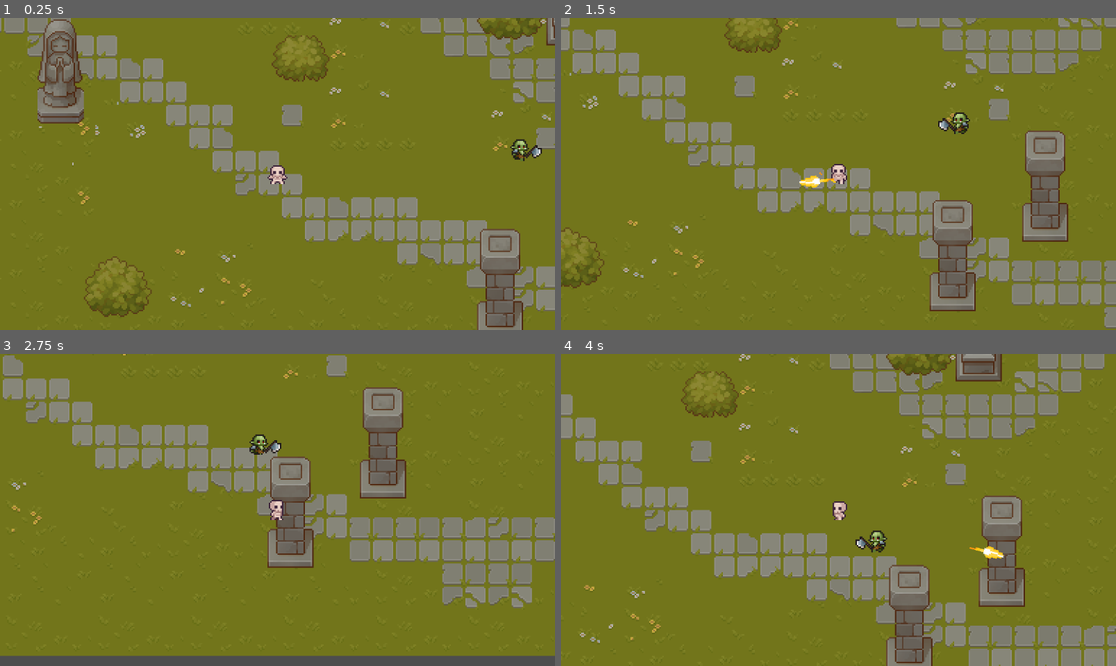
Above: before the commit, frames 1-4 (two rows, left to right).
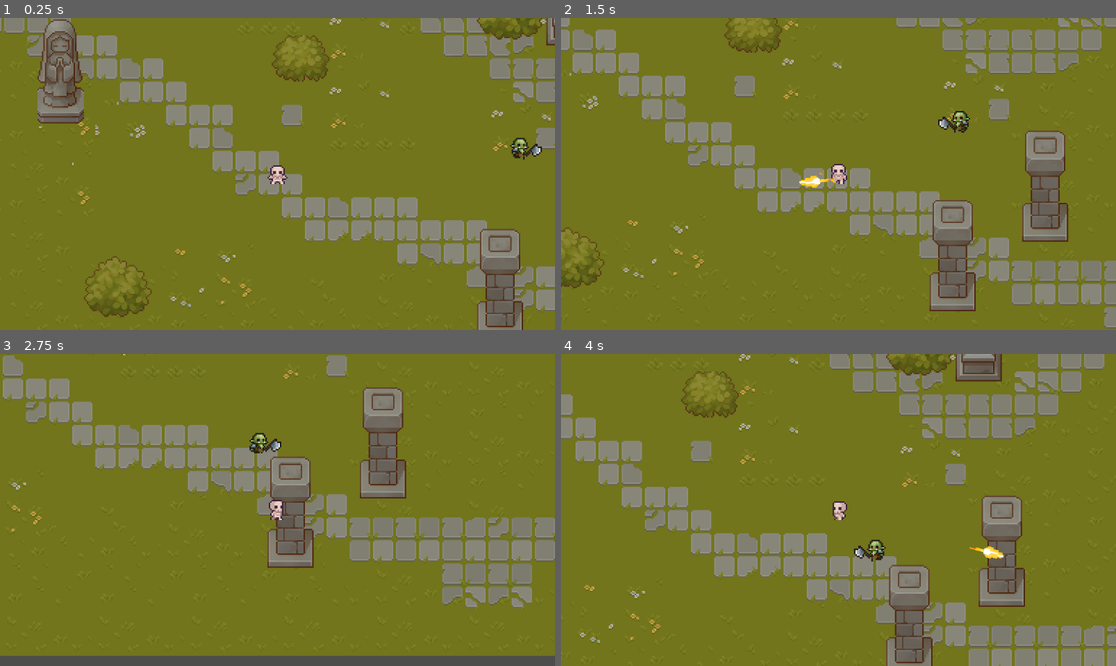
Above: after the commit, the same moments.

Repository: NOCTIS-Studio/warlocks
Game: Godot game, scene res://scenes/game.tscn
Two runs of this game, one before a commit and one after it. Both use one fixed random seed, a clock stepped at 60 frames per second and the inputs below.
Inputs (mouse positions are in pixels of both pictures, inside the frame that each line leads up to):
- Up to frame 1 (0.25 s): no input
- Up to frame 2 (1.5 s): move the mouse to (960, 158) at 0.52 s; hold D (move_right) 0.53-1.28 s; click (960, 158) at 0.6 s; move the mouse to (727, 189) at 1.27 s; hold S (move_down) from 1.28 s (still down); click (727, 189) at 1.35 s
- Up to frame 3 (2.75 s): move the mouse to (333, 441) at 2.02 s; release S (move_down) at 2.03 s; hold D (move_right) from 2.03 s (still down); click (333, 441) at 2.1 s
- Up to frame 4 (4 s): move the mouse to (810, 572) at 2.77 s; release D (move_right) at 2.78 s; hold W (move_up) 2.78-3.53 s; click (810, 572) at 2.85 s; move the mouse to (1005, 556) at 3.52 s; hold A (move_left) from 3.53 s (still down); click (1005, 556) at 3.6 s

The runs differ from the first frame. In frame 1, 0.2% of the frame differs, in the area x 91-98%, y 38-46%; in frame 2, 0.2%; in frame 3, 0.2%; in frame 4, 0.4%, in the area x 52-59%, y 56-67%.

Commit message:
fix enemy attack

Diff:
--- a/scenes/enemy.tscn
+++ b/scenes/enemy.tscn
@@ -194,7 +194,7 @@
 "duration": 1.0,
 "texture": SubResource("AtlasTexture_xj7ct")
 }],
-"loop": true,
+"loop": false,
 "name": &"heavyAttack",
 "speed": 8.0
 }, {
@@ -283,17 +283,14 @@
 [sub_resource type="CircleShape2D" id="CircleShape2D_cj6ot"]
 radius = 109.0
 
-[sub_resource type="CircleShape2D" id="CircleShape2D_8tlof"]
-radius = 24.0832
-
 [node name="enemy" type="CharacterBody2D"]
 collision_layer = 2
 script = ExtResource("1_yjoub")
 
 [node name="AnimatedSprite2D" type="AnimatedSprite2D" parent="."]
+position = Vector2(0, -1)
 sprite_frames = SubResource("SpriteFrames_kcniq")
 animation = &"heavyAttack"
-frame_progress = 0.918343
 
 [node name="CollisionShape2D" type="CollisionShape2D" parent="."]
 visible = false
@@ -319,9 +316,11 @@
 
 [node name="attackRange" type="Area2D" parent="."]
 
-[node name="CollisionShape2D" type="CollisionShape2D" parent="attackRange"]
-shape = SubResource("CircleShape2D_8tlof")
-
+[node name="CollisionPolygon2D" type="CollisionPolygon2D" parent="attackRange"]
+polygon = PackedVector2Array(0, -15, 0, 13, 13, 17, 26, 2, 25, -11, 11, -22)
+disabled = true
+
+[connection signal="animation_finished" from="AnimatedSprite2D" to="." method="_on_animated_sprite_2d_animation_finished"]
 [connection signal="area_entered" from="hitbox" to="." method="_on_hitbox_area_entered"]
 [connection signal="body_entered" from="detectionArea" to="." method="_on_detection_area_body_entered"]
 [connection signal="body_exited" from="detectionArea" to="." method="_on_detection_area_body_exited"]
--- a/scripts/enemy.gd
+++ b/scripts/enemy.gd
@@ -3,7 +3,7 @@
 
 var speed = 45
 var health = 100
-var attackDmg = 5
+var attackDmg = 15
 var dead = false
 var taking_dmg =false
 var state
@@ -27,10 +27,13 @@
 				move_and_slide()
 				handle_animation()
 			"chase":
-				velocity = position.direction_to(player.position)*speed
-				dir.x = abs(velocity.x)/ velocity.x
-				move_and_slide()
-				handle_animation()
+				if(position.distance_to(player.position)<20):
+					_attack_player()
+				else:
+					velocity = position.direction_to(player.position)*speed
+					dir.x = abs(velocity.x)/ velocity.x
+					move_and_slide()
+					handle_animation()
 			"return":
 				if(spawn_position.distance_to(position)<5):
 					state = "idle"
@@ -38,18 +41,21 @@
 				dir.x = abs(velocity.x)/ velocity.x
 				move_and_slide()
 				handle_animation()
-			"attack":
-				_attack_player()
 			"idle":
 				_idle()
 	else:
 		$detectionArea/CollisionShape2D.disabled = true
 
 func _attack_player():
-	player.take_dmg_player()
 	$AnimatedSprite2D.play("heavyAttack")
-	await get_tree().create_timer(0.6).timeout
+	state = "attack"
+	await get_tree().create_timer(0.2).timeout
+	$attackRange/CollisionPolygon2D.disabled = false
 
+func _on_animated_sprite_2d_animation_finished() -> void:
+	if $AnimatedSprite2D.animation == "heavyAttack" :
+		$attackRange/CollisionPolygon2D.disabled = true
+		state = "chase"
 
 func _idle():
 	$AnimatedSprite2D.play("idle")
@@ -59,7 +65,12 @@
 func handle_animation():
 	var animated_Sprite = $AnimatedSprite2D
 	animated_Sprite.play("move")
-	animated_Sprite.flip_h = (dir.x == -1)
+	if(dir.x == -1):
+		animated_Sprite.flip_h = true
+		get_node("attackRange").set_scale(Vector2(-1, 1))
+	else:
+		animated_Sprite.flip_h = false
+		get_node("attackRange").set_scale(Vector2(1, 1))
 
 func _on_detection_area_body_entered(body: Node2D) -> void:
 	if body.has_method("take_dmg_player"):
@@ -99,23 +110,6 @@
 	array.shuffle()
 	return array.front()
 
-func _on_attak_range_body_entered(body: Node2D) -> void:
-	if body.has_method("take_dmg_player"):
-		print('hola')
-		state = "attack"
-		player = body
-
-func _on_attak_range_body_exited(body: Node2D) -> void:
-	if body.has_method("take_dmg_player"):
-		state = "chase"
-
-
 func _on_attack_range_body_entered(body: Node2D) -> void:
 	if body.has_method("take_dmg_player"):
-		print('hola')
-		state = "attack"
-		player = body
-
-func _on_attack_range_body_exited(body: Node2D) -> void:
-	if body.has_method("take_dmg_player"):
-		state = "chase"
+		body.take_dmg_player(attackDmg)
--- a/scripts/player.gd
+++ b/scripts/player.gd
@@ -85,5 +85,6 @@
 	bullet_instace.set_direction(direction_to_mouse)
 
 #Function to detect players as enemies
-func take_dmg_player():
-	print("me pego un orco")
+func take_dmg_player(dmg: int):
+	health -=dmg
+	print("my life is : " + str(health) )
Not shown: 1 places in scenes/enemy.tscn that only renumber resources
